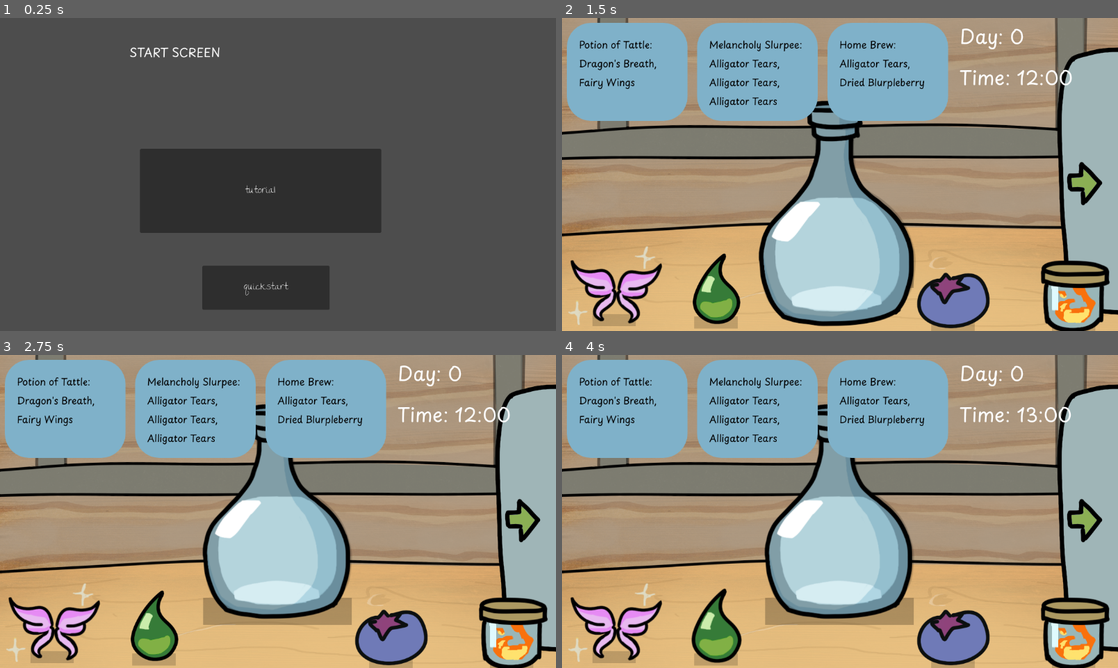
Above: before the commit, frames 1-4 (two rows, left to right).
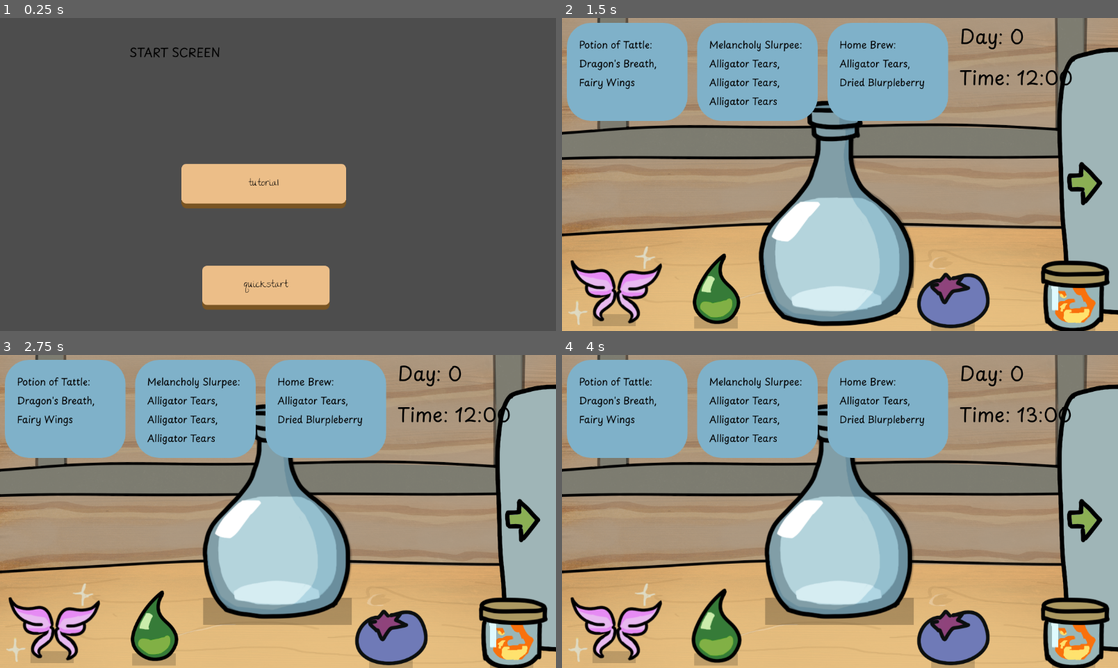
Above: after the commit, the same moments.

Repository: andreaTheCoder/MiniJam207Primal
Game: Godot game, scene res://scenes/start.tscn
The game is run twice, just before and just after one commit, with the same random seed, the same clock (stepped at 60 frames per second) and the same inputs. This scene is started directly instead of the project's main scene.
Inputs (mouse positions are in pixels of both pictures, inside the frame that each line leads up to):
- Up to frame 1 (0.25 s): no input
- Up to frame 2 (1.5 s): click "quickstart" at 0.5 s; tap Enter (ui_accept) at 1.25 s; move the mouse to (840, 212) at 1.27 s; press the mouse at (840, 212) at 1.28 s
- Up to frame 3 (2.75 s): tap Enter (ui_accept) at 1.52, 2, 2.27 s; move the mouse to (511, 633) at 2.02 s; release the mouse at (511, 633) at 2.03 s; click (511, 633) at 2.1 s
- Up to frame 4 (4 s): tap Enter (ui_accept) at 2.75, 3.5, 3.77 s; move the mouse to (951, 630) at 2.77 s; press the mouse at (951, 630) at 2.78 s; move the mouse to (717, 627) at 3.52 s; release the mouse at (717, 627) at 3.53 s; click (717, 627) at 3.6 s

The runs differ from the first frame. In frame 1, 15% of the frame differs, in the area x 23-69%, y 9-94%; in frame 2, 0.5%; in frame 3, 0.5%; in frame 4, 0.5%.

Commit message:
better buttons

Diff:
--- /dev/null
+++ b/default_button_stylebox.tres
@@ -0,0 +1,10 @@
+[gd_resource type="StyleBoxFlat" format=3 uid="uid://dynrau07b6e36"]
+
+[resource]
+bg_color = Color(0.9238702, 0.7435122, 0.5332813, 1)
+border_width_bottom = 10
+border_color = Color(0.47917396, 0.3343559, 0.13745785, 1)
+corner_radius_top_left = 10
+corner_radius_top_right = 10
+corner_radius_bottom_right = 10
+corner_radius_bottom_left = 10
--- a/other/default.tres
+++ b/other/default.tres
@@ -1,7 +1,17 @@
 [gd_resource type="Theme" format=3 uid="uid://dn4leoiqtpx61"]
 
 [ext_resource type="FontFile" uid="uid://bqax0fflfbnj6" path="res://other/PlaypenSansThai-VariableFont_wght.ttf" id="1_l4auq"]
+[ext_resource type="StyleBox" uid="uid://dynrau07b6e36" path="res://default_button_stylebox.tres" id="1_rdli0"]
 [ext_resource type="FontFile" uid="uid://c2bq7kdi3bdtf" path="res://other/TheGirlNextDoor-Regular.ttf" id="1_w2jdw"]
+
+[sub_resource type="StyleBoxFlat" id="StyleBoxFlat_rdli0"]
+bg_color = Color(0.9238702, 0.7435122, 0.5332813, 1)
+border_width_top = 10
+border_color = Color(0.47843137, 0.33333334, 0.13725491, 0)
+corner_radius_top_left = 10
+corner_radius_top_right = 10
+corner_radius_bottom_right = 10
+corner_radius_bottom_left = 10
 
 [sub_resource type="StyleBoxFlat" id="StyleBoxFlat_iixvo"]
 bg_color = Color(0.4977774, 0.6930199, 0.78713024, 1)
@@ -13,8 +23,13 @@
 [resource]
 default_font = ExtResource("1_w2jdw")
 default_font_size = 20
+Button/colors/font_color = Color(0.0093103545, 0.0093103545, 0.0093103545, 1)
+Button/styles/hover = ExtResource("1_rdli0")
+Button/styles/normal = ExtResource("1_rdli0")
+Button/styles/pressed = SubResource("StyleBoxFlat_rdli0")
 Label/colors/font_color = Color(0, 0, 0, 1)
 Label/fonts/font = ExtResource("1_l4auq")
 PanelContainer/styles/panel = SubResource("StyleBoxFlat_iixvo")
+RichTextLabel/colors/default_color = Color(0, 0, 0, 1)
 RichTextLabel/font_sizes/normal_font_size = 25
 RichTextLabel/fonts/normal_font = ExtResource("1_l4auq")
--- a/scenes/start.tscn
+++ b/scenes/start.tscn
@@ -9,12 +9,12 @@
 
 [node name="StartScreenTutorialButton" type="Button" parent="CanvasLayer" unique_id=688141163]
 anchors_preset = -1
-anchor_top = -0.16820988
-anchor_right = 0.2847222
-offset_left = 290.0
-offset_top = 380.0
-offset_right = 462.0
-offset_bottom = 445.0
+anchor_top = -0.041666668
+anchor_right = 0.1467014
+offset_left = 376.0
+offset_top = 329.0
+offset_right = 548.0
+offset_bottom = 394.0
 text = "tutorial"
 metadata/_edit_use_anchors_ = true
 
